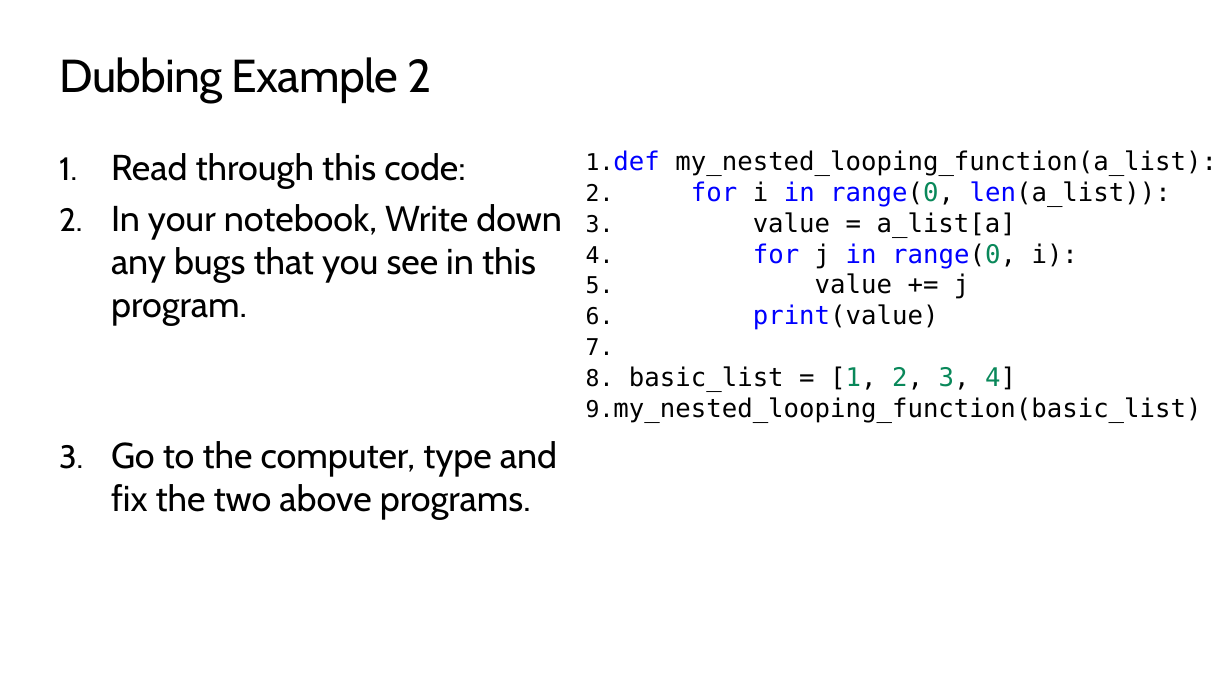
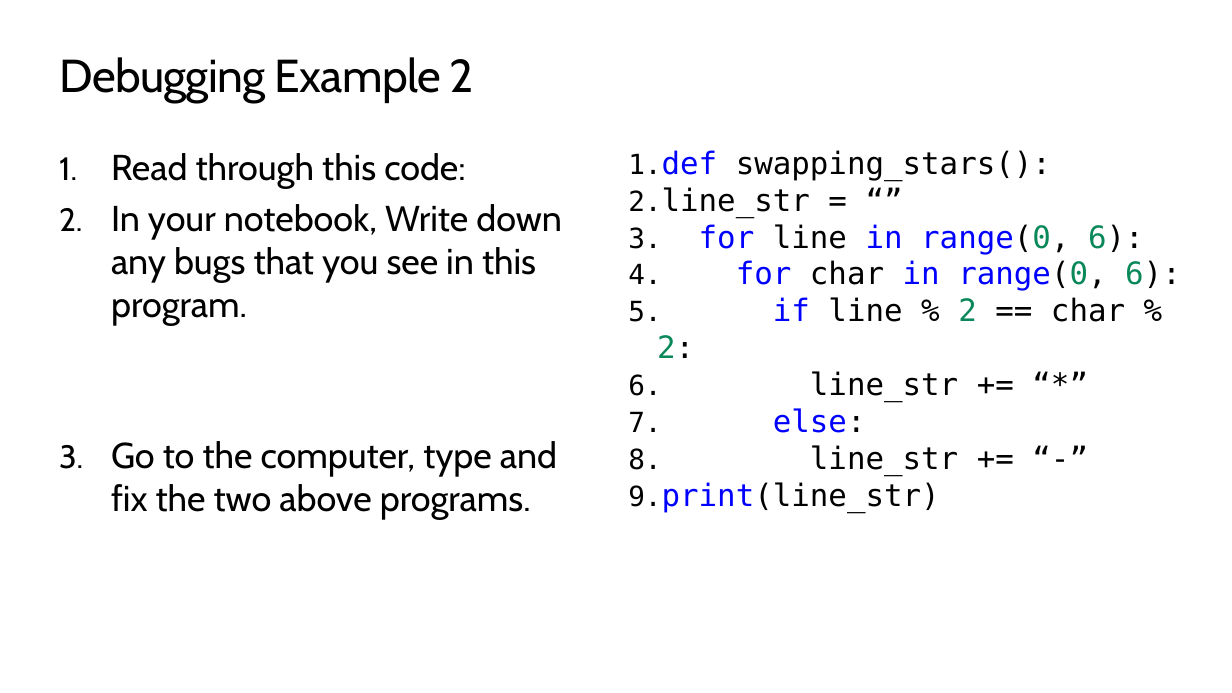
Before and after one commit to TEALSK12/2nd-semester-introduction-to-computer-science, a slide deck: slide 8 of units/4_unit/slidedecks/Intro Python 4.05 TEALS.pptx (slide 9 before the commit). Drawn at 1232x693 pixels with LibreOffice and Linux fonts; fonts in the diff are those of the drawing; background and template pictures are left out. Boxes give left, top, right and bottom in pixels: in the first picture for what was removed or moved away, otherwise in the second. Text is boxed around its words. In the diff, an @@ line names an element or a change of style, - is before the commit and + after.

Commit message:
Update file via upload - issue #186
Modify the slide deck to:
- Update lesson example for debugging (eliminate dictionary syntax and use a simpler example)
- Add a Think-Pair-Share activity in the lesson portion
- Remove pre-lab work due to time constraint on a quiz day
- Update lab examples

```diff
--- a/units/4_unit/slidedecks/Intro Python 4.05 TEALS.pptx
+++ b/units/4_unit/slidedecks/Intro Python 4.05 TEALS.pptx
@@ title at <box>59,57,474,103</box>: text changed @@
-Dubbing Example 2
+Debugging Example 2
@@ text removed at <box>613,150,1217,422</box> @@
-1. def my_nested_looping_function(a_list):
-2. for i in range(0, len(a_list)):
-3. value = a_list[a]
-4. for j in range(0, i):
-5. value += j
-6. print(value)
-7. basic_list = [1, 2, 3, 4]
-8. my_nested_looping_function(basic_list)
@@ text added at <box>657,150,1181,513</box>, 24 pt, text #000000 @@
+1. def swapping_stars():
+2. line_str = “”
+3. for line in range(0, 6):
+4. for char in range(0, 6):
+5. if line % 2 == char % 2:
+6. line_str += “*”
+7. else:
+8. line_str += “-”
+9. print(line_str)
```
Also in this commit, not shown: 3 other slides changed, 1 slide added, 2 slides removed.
